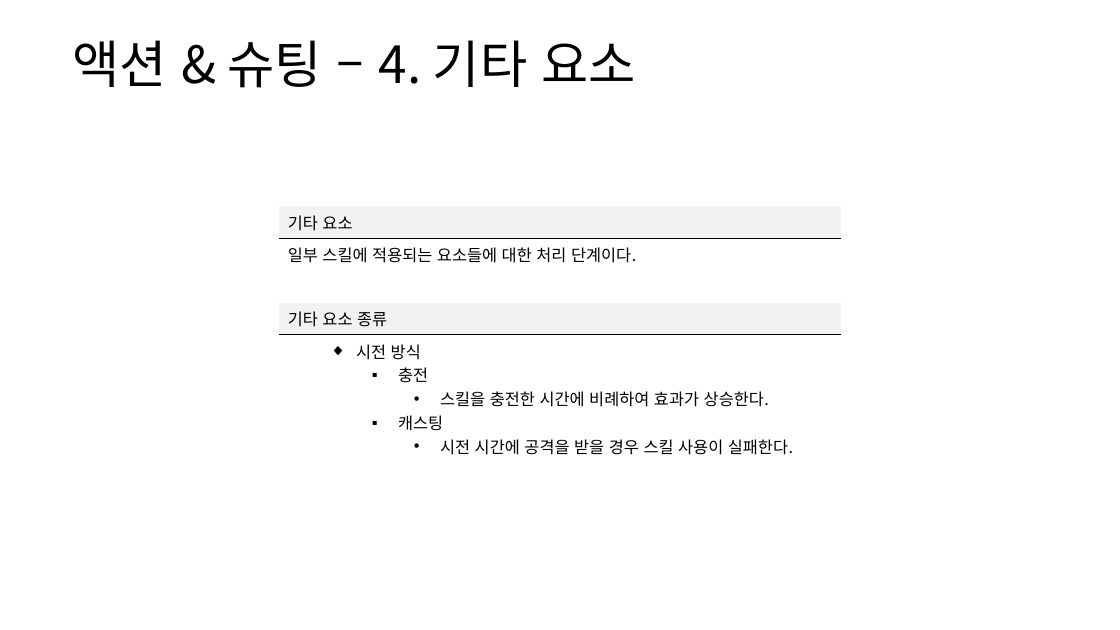
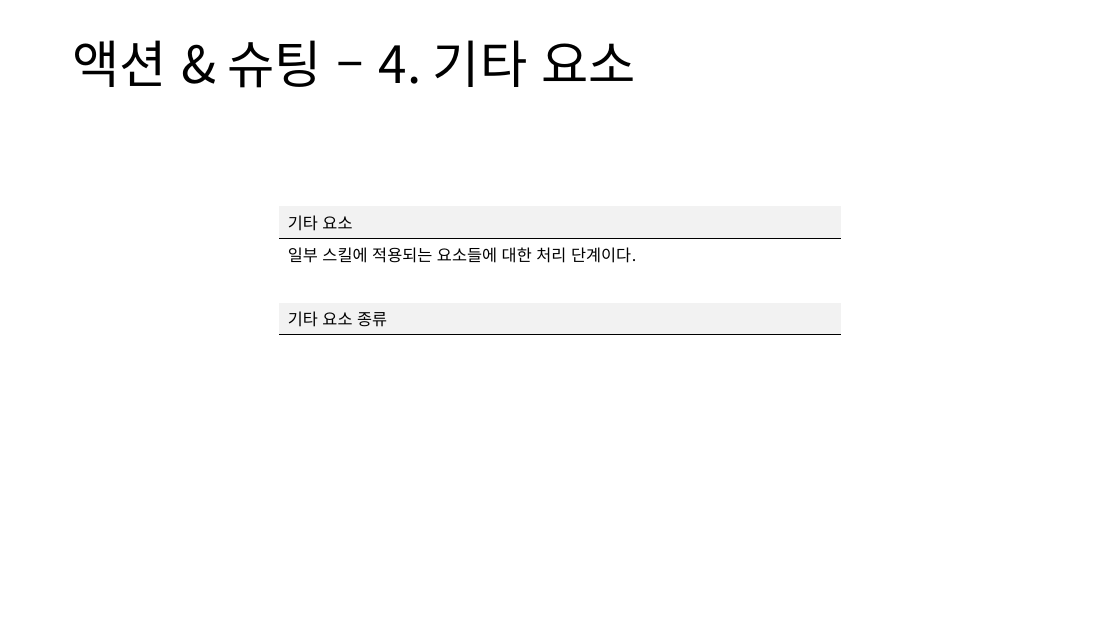
Before and after one commit to yjk0401/unityenginebasic_9th, a slide deck: slide 54 of 기획/방랑엽사전/스킬 시스템 기획서.pptx (slide 51 before the commit). Drawn at 1120x630 pixels with LibreOffice and Linux fonts; fonts in the diff are those of the drawing. Boxes give left, top, right and bottom in pixels: in the first picture for what was removed or moved away, otherwise in the second. Text is boxed around its words. In the diff, an @@ line names an element or a change of style, - is before the commit and + after.

```diff
--- a/기획/방랑엽사전/스킬 시스템 기획서.pptx
+++ b/기획/방랑엽사전/스킬 시스템 기획서.pptx
@@ table at bbox=[280, 206, 841, 346] @@
-row 5, column 1: 시전 방식 / 충전 / 스킬을 충전한 시간에 비례하여 효과가 상승한다. / 캐스팅 / 시전 시간에 공격을 받을 경우 스킬 사용이 실패한다.
+row 5, column 1: 
```
Also in this commit, not shown: 2 other slides changed, 3 slides added, 6 other files.
